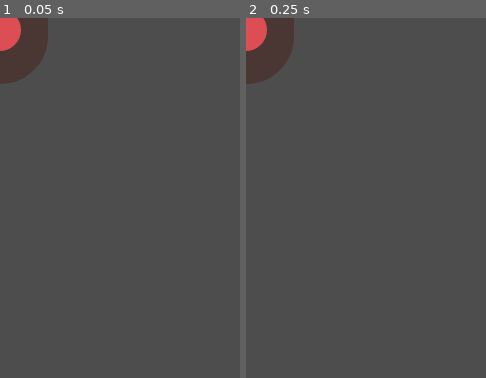
Above: before the commit, frames 1-2 (left to right).
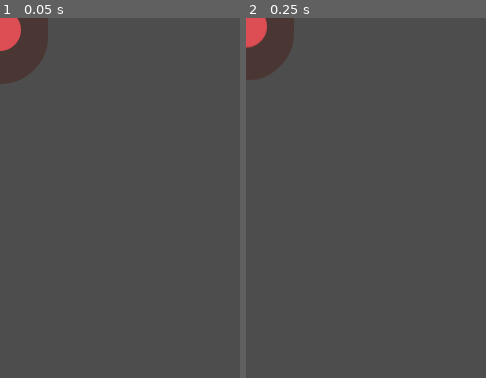
Above: after the commit, the same moments.

Repository: LuizHMAguiar/godot-projeto1
Game: Godot game, scene res://mob.tscn
The game is run twice, just before and just after one commit, with the same random seed, the same clock (stepped at 60 frames per second) and the same inputs. This scene is started directly instead of the project's main scene.
Inputs:
- Up to frame 1 (0.05 s): no input
- Up to frame 2 (0.25 s): no input
The pictures show only the part of the screen within x 0-50%, y 0-50%; the shares and areas given below are measured in that part.

Frame 1 is identical in both runs. In frame 2, 0.3% of the frame differs, in the area x 0-20%, y 0-19%.

Commit message:
Script do inimigo

Diff:
--- /dev/null
+++ b/mob.gd
@@ -0,0 +1,16 @@
+extends RigidBody2D
+
+
+# Called when the node enters the scene tree for the first time.
+func _ready():
+	var mob_types = Array($AnimatedSprite2D.sprite_frames.get_animation_names())
+	$AnimatedSprite2D.animation = mob_types.pick_random()
+	$AnimatedSprite2D.play()
+
+
+# Called every frame. 'delta' is the elapsed time since the previous frame.
+func _process(delta: float) -> void:
+	pass
+
+func _on_visible_on_screen_notifier_2d_screen_exited():
+	queue_free()
--- a/mob.tscn
+++ b/mob.tscn
@@ -1,5 +1,6 @@
-[gd_scene load_steps=9 format=3 uid="uid://dxo8xh3d6d24"]
+[gd_scene load_steps=10 format=3 uid="uid://dxo8xh3d6d24"]
 
+[ext_resource type="Script" uid="uid://beataoaly3wpn" path="res://mob.gd" id="1_1qmh0"]
 [ext_resource type="Texture2D" uid="uid://dmdbftaxfirkw" path="res://assets/art/enemyFlyingAlt_1.png" id="1_b3mxk"]
 [ext_resource type="Texture2D" uid="uid://buok8x06paaum" path="res://assets/art/enemyFlyingAlt_2.png" id="2_1qmh0"]
 [ext_resource type="Texture2D" uid="uid://b8vkxlsncrfyw" path="res://assets/art/enemySwimming_1.png" id="3_gfurk"]
@@ -47,20 +48,22 @@
 radius = 49.0
 height = 128.0
 
-[node name="RigidBody2D" type="RigidBody2D"]
+[node name="Mob" type="RigidBody2D"]
 collision_mask = 0
 gravity_scale = 0.0
+script = ExtResource("1_1qmh0")
 metadata/_edit_group_ = true
 
 [node name="AnimatedSprite2D" type="AnimatedSprite2D" parent="."]
 rotation = 1.5707964
 sprite_frames = SubResource("SpriteFrames_pcqmr")
 animation = &"walk"
-frame_progress = 0.16360529
+frame_progress = 0.50612766
 speed_scale = 0.75
 
 [node name="CollisionShape2D" type="CollisionShape2D" parent="."]
 shape = SubResource("CapsuleShape2D_jbnni")
 
-[node name="VisibleOnScreenEnabler2D" type="VisibleOnScreenEnabler2D" parent="."]
-enable_node_path = NodePath("../CollisionShape2D")
+[node name="VisibleOnScreenNotifier2D" type="VisibleOnScreenNotifier2D" parent="."]
+
+[connection signal="screen_exited" from="VisibleOnScreenNotifier2D" to="." method="_on_visible_on_screen_notifier_2d_screen_exited"]
Not shown, added: mob.gd.uid
